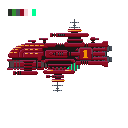
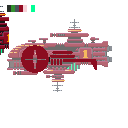
Layered file, before and after one edit (128×128). Changes by layer:
added group "Cruizer" with 1 layers above "Destroyer" over (x1=21, y1=45, x2=97, y2=73)
moved "Layer 13" into group "Cruizer", painted on it over (x1=21, y1=45, x2=97, y2=92)
added group "Destroyer" (63%) with 2 layers above "Pallet" over (x1=7, y1=19, x2=112, y2=92)
moved "Layer 12" into group "Destroyer", painted on it over (x1=7, y1=9, x2=112, y2=92)
added layer "Pallet" above "Background" over (x1=0, y1=5, x2=35, y2=55)
